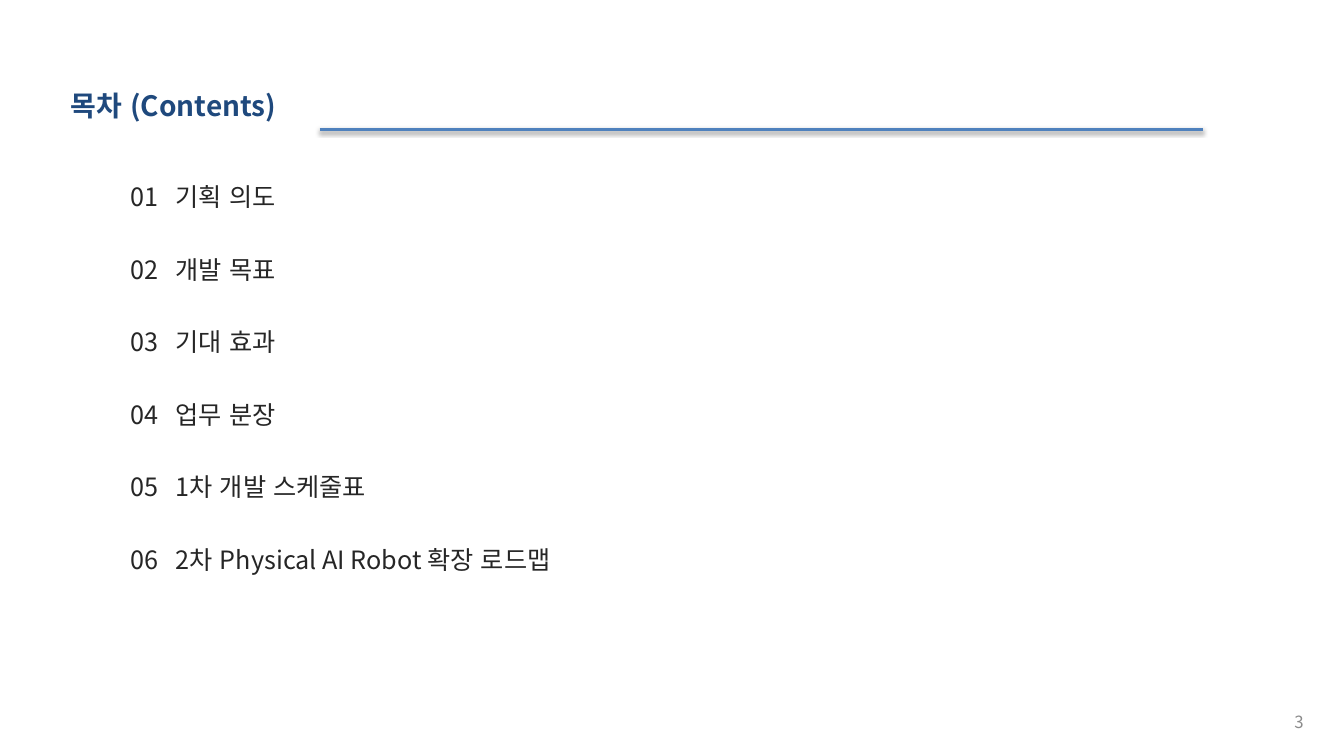
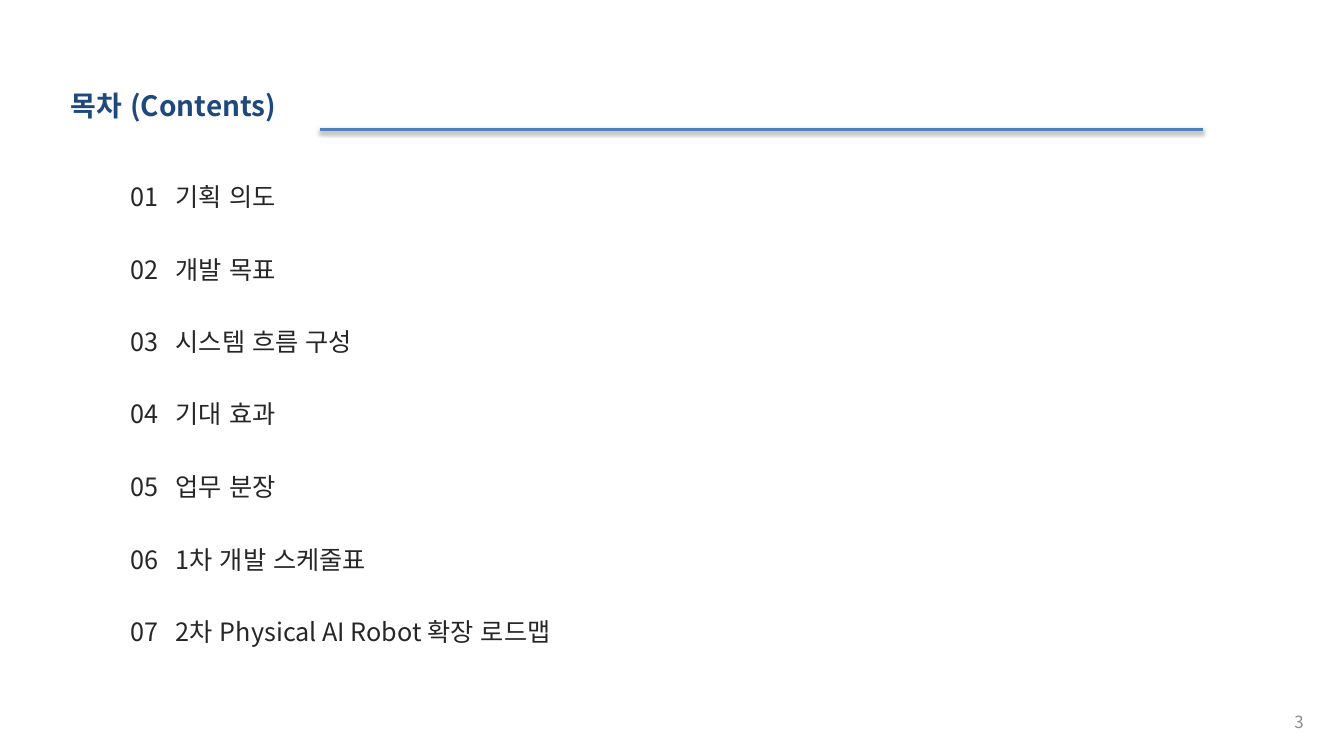
Before and after one commit to selkis4u/smart-museum-aiagent, a slide deck: slide 3 of docs/requirements/3조_스마트박물관_AI_Agent_기획서_v0.6.pptx. Drawn at 1344x756 pixels with LibreOffice and Linux fonts; fonts in the diff are those of the drawing. Boxes give left, top, right and bottom in pixels: in the first picture for what was removed or moved away, otherwise in the second. Text is boxed around its words. In the diff, an @@ line names an element or a change of style, - is before the commit and + after.

```diff
--- a/docs/requirements/3조_스마트박물관_AI_Agent_기획서_v0.6.pptx
+++ b/docs/requirements/3조_스마트박물관_AI_Agent_기획서_v0.6.pptx
@@ text added at [131,330,352,353], 18 pt, text #262626 @@
+03 시스템 흐름 구성
@@ text at [131,402,275,425]: text changed @@
-03 기대 효과
+04 기대 효과
@@ text at [131,475,275,498]: text changed @@
-04 업무 분장
+05 업무 분장
@@ text at [131,548,366,571]: text changed @@
-05 1차 개발 스케줄표
+06 1차 개발 스케줄표
@@ text at [131,620,551,647]: text changed @@
-06 2차 Physical AI Robot 확장 로드맵
+07 2차 Physical AI Robot 확장 로드맵
```
Also in this commit, not shown: 9 other slides changed, 23 other files.
